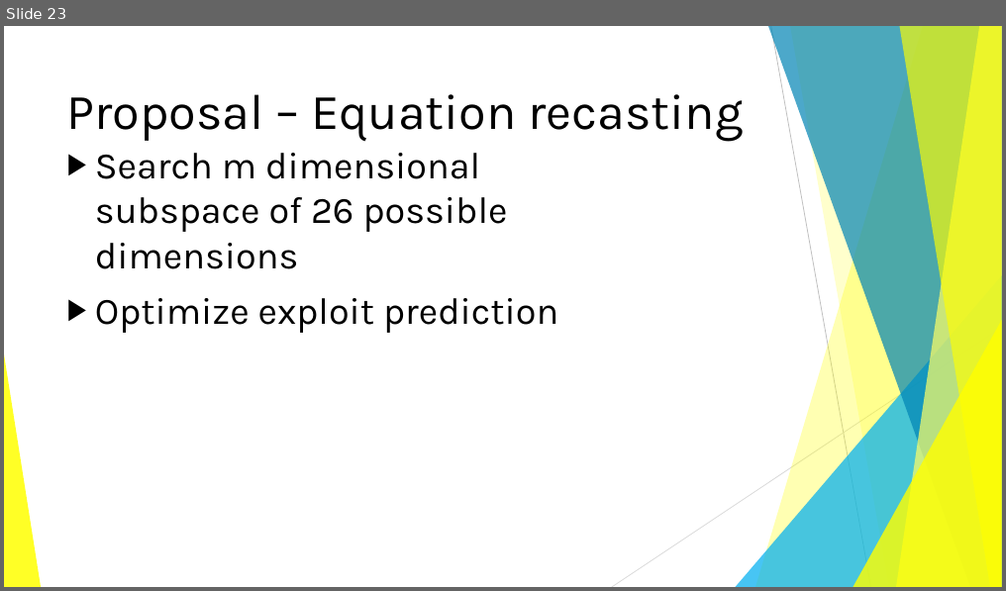
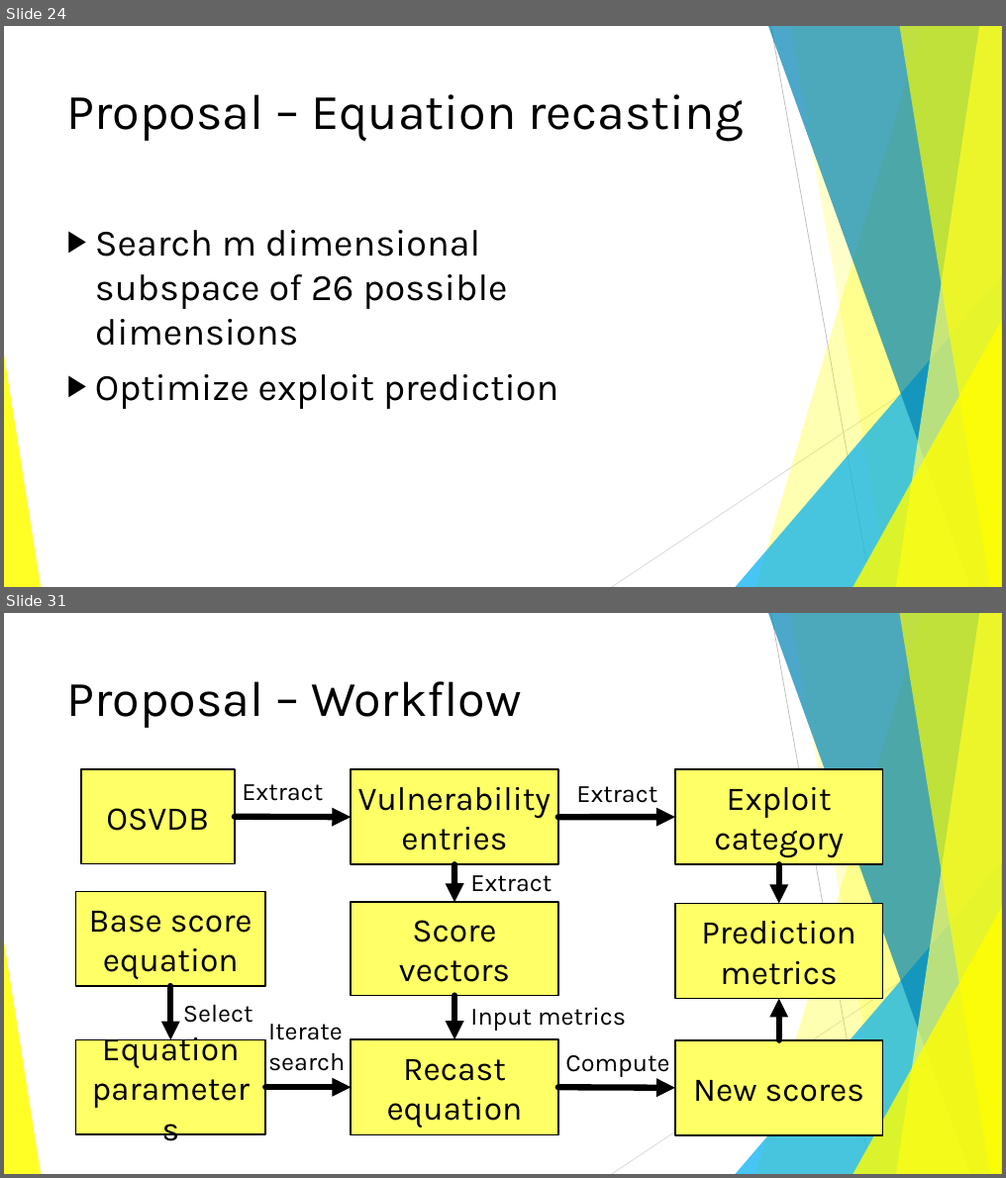
Before and after one commit to BenChurch/Winter2017, a slide deck: CISC848/ProposalPresentation/CvssOptimizationProposal.pptx. Shown one above the other, each under a label of ours: slide 23 before the commit, slides 24 and 31 after it; the slides between them are not shown. The pictures are 1006x591 and 1006x1178 pixels, drawn with LibreOffice and Linux fonts; fonts in the diff are those of the drawing. Boxes give left, top, right and bottom in pixels: in the first picture for what was removed or moved away, otherwise in the second. Text is boxed around its words. In the diff, an @@ line names an element or a change of style, - is before the commit and + after.

```diff
--- a/CISC848/ProposalPresentation/CvssOptimizationProposal.pptx
+++ b/CISC848/ProposalPresentation/CvssOptimizationProposal.pptx
@@ slide 31 added at (x1=4, y1=613, x2=1002, y2=1174), background #FFFFFF; not listed: 10 template elements that a slide beside it also shows @@
@@ title added at (x1=67, y1=681, x2=522, y2=728), 48 pt, text #000000 @@
+Proposal – Workflow
@@ rectangle added at (x1=81, y1=769, x2=235, y2=863), fill #FFFF66, outline #000000 1.5 pt, 32 pt, text #000000 @@
+OSVDB
@@ text added at (x1=242, y1=784, x2=323, y2=801), 24 pt, text #000000 @@
+Extract
@@ rectangle added at (x1=350, y1=769, x2=558, y2=864), fill #FFFF66, outline #000000 1.5 pt, 32 pt, text #000000 @@
+Vulnerability entries
@@ text added at (x1=576, y1=786, x2=657, y2=803), 24 pt, text #000000 @@
+Extract
@@ rectangle added at (x1=675, y1=769, x2=883, y2=864), fill #FFFF66, outline #000000 1.5 pt, 32 pt, text #000000 @@
+Exploit category
@@ arrow added from (235, 817) to (350, 817), #000000 6 pt @@
@@ arrow added from (558, 817) to (675, 817), #000000 6 pt @@
@@ arrow added from (454, 864) to (454, 902), #000000 6 pt @@
@@ text added at (x1=470, y1=875, x2=551, y2=892), 24 pt, text #000000 @@
+Extract
@@ arrow added from (779, 864) to (779, 903), #000000 6 pt @@
@@ rectangle added at (x1=76, y1=891, x2=266, y2=986), fill #FFFF66, outline #000000 1.5 pt, 32 pt, text #000000 @@
+Base score equation
@@ rectangle added at (x1=350, y1=902, x2=558, y2=995), fill #FFFF66, outline #000000 1.5 pt, 32 pt, text #000000 @@
+Score vectors
@@ rectangle added at (x1=675, y1=903, x2=883, y2=998), fill #FFFF66, outline #000000 1.5 pt, 32 pt, text #000000 @@
+Prediction metrics
@@ arrow added from (171, 986) to (171, 1041), #000000 6 pt @@
@@ arrow added from (454, 995) to (454, 1040), #000000 6 pt @@
@@ arrow added from (779, 1041) to (779, 998), #000000 6 pt @@
@@ text added at (x1=183, y1=1004, x2=253, y2=1023), 24 pt, text #000000 @@
+Select
@@ text added at (x1=268, y1=1024, x2=345, y2=1071), 24 pt, text #000000 @@
+Iterate search
@@ text added at (x1=470, y1=1007, x2=626, y2=1031), 24 pt, text #000000 @@
+Input metrics
@@ rectangle added at (x1=76, y1=1041, x2=266, y2=1135), fill #FFFF66, outline #000000 1.5 pt, 32 pt, text #000000 @@
+Equation parameters
@@ rectangle added at (x1=350, y1=1040, x2=558, y2=1135), fill #FFFF66, outline #000000 1.5 pt, 32 pt, text #000000 @@
+Recast equation
@@ text added at (x1=565, y1=1056, x2=669, y2=1077), 24 pt, text #000000 @@
+Compute
@@ rectangle added at (x1=675, y1=1041, x2=883, y2=1136), fill #FFFF66, outline #000000 1.5 pt, 32 pt, text #000000 @@
+New scores
@@ arrow added from (265, 1087) to (350, 1087), #000000 6 pt @@
@@ arrow added from (558, 1087) to (675, 1088), #000000 6 pt @@
@@ what was slide 23 is now slide 24 @@
@@ slide 24 changed as well @@
@@ text "Search m dimensional subspace of ..." at (x1=95, y1=230, x2=558, y2=409): vertical alignment top to middle @@
```
Also in this commit, not shown: 7 other slides changed, 9 other slides added, 1 other file.
